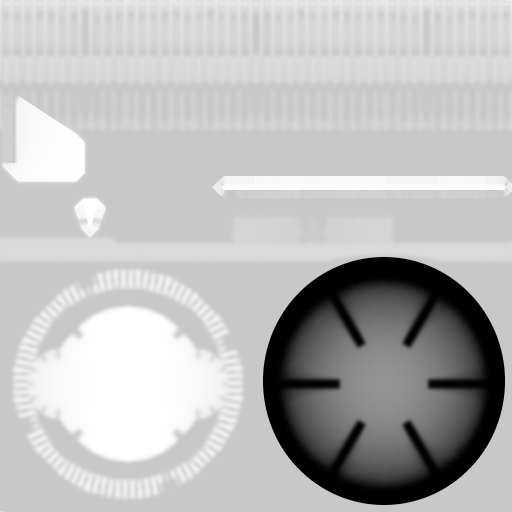
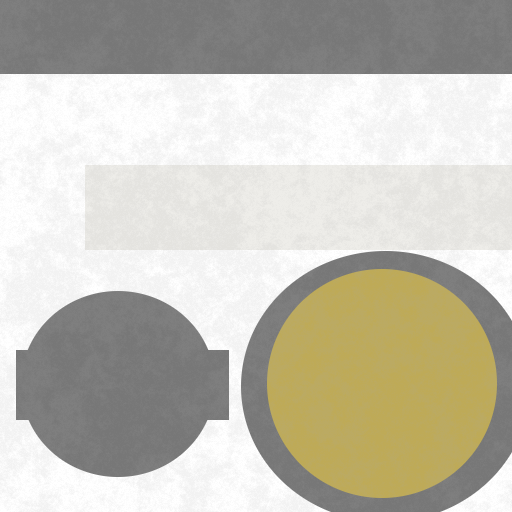
Revision of a layered 512 x 512 image; what changed, layer by layer:
showed "Warstwa #1", opacity 100% → 15%, painted on it, unmasked it over (0, 0, 512, 512)
painted on "Warstwa" over (0, 0, 512, 512)
